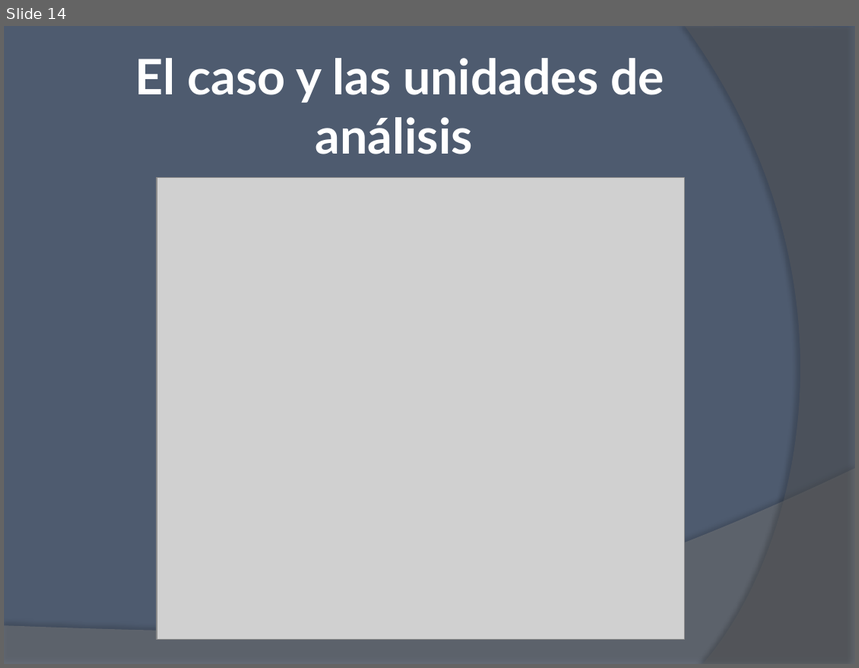
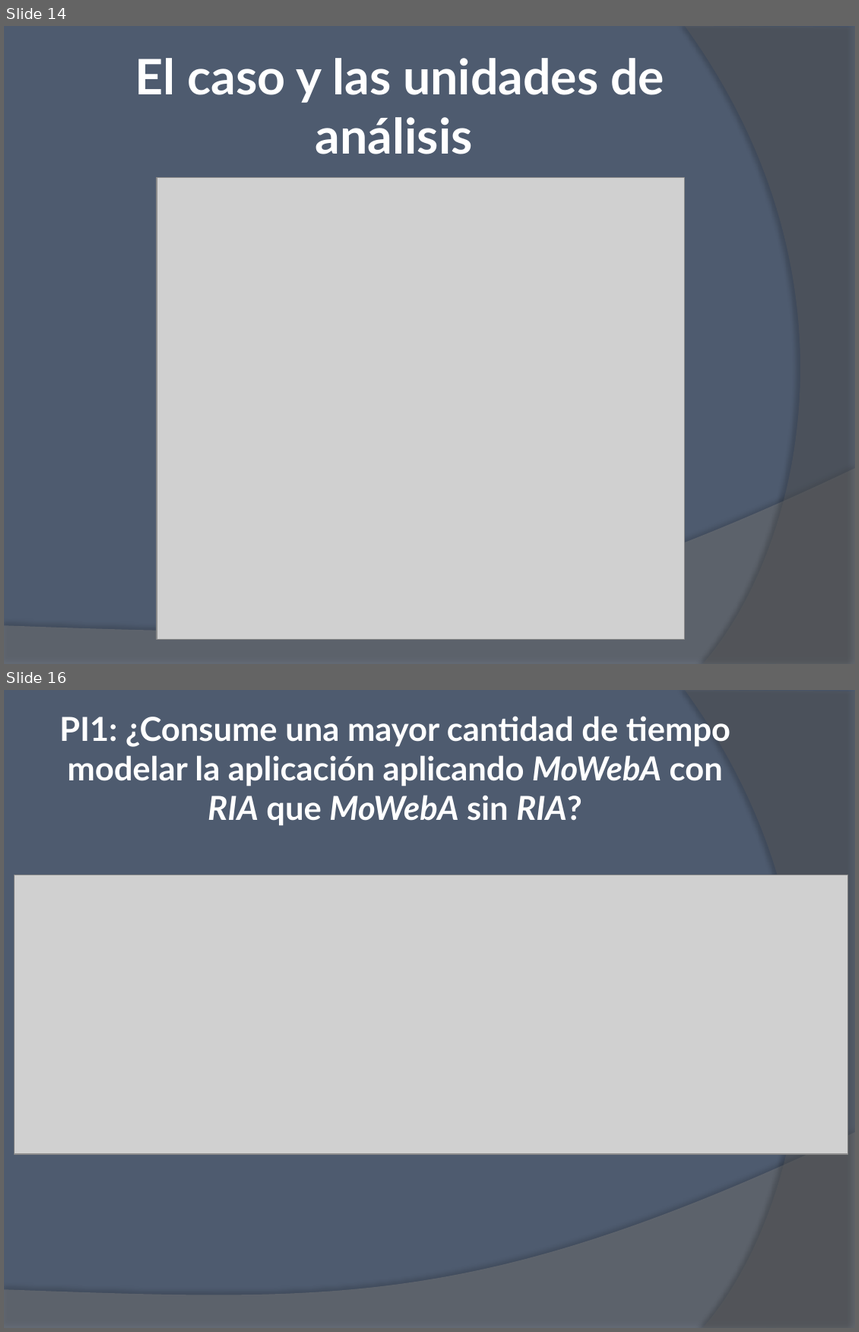
Before and after one commit to ivalop81/Capitulos, a slide deck: Presentación final/Presentacion final.pptx. Shown one above the other, each under a label of ours: slide 14 before the commit, slides 14 and 16 after it; the slides between them are not shown. The pictures are 859x668 and 859x1332 pixels, drawn with LibreOffice and Linux fonts; fonts in the diff are those of the drawing; grey boxes stand for pictures. Boxes give left, top, right and bottom in pixels: in the first picture for what was removed or moved away, otherwise in the second. Text is boxed around its words. In the diff, an @@ line names an element or a change of style, - is before the commit and + after.

```diff
--- a/Presentación final/Presentacion final.pptx
+++ b/Presentación final/Presentacion final.pptx
@@ slide 16 added at (4,690,855,1328), background #4E5B6F; not listed: 2 template elements that a slide beside it also shows @@
@@ title added at (59,716,731,826), 28 pt, text #FFFFFF, bold @@
+PI1: ¿Consume una mayor cantidad de tiempo modelar la aplicación aplicando MoWebA con RIA que MoWebA sin RIA?
@@ picture added at (14,875,848,1155) @@
```
Also in this commit, not shown: 5 other slides added, 5 other files.
